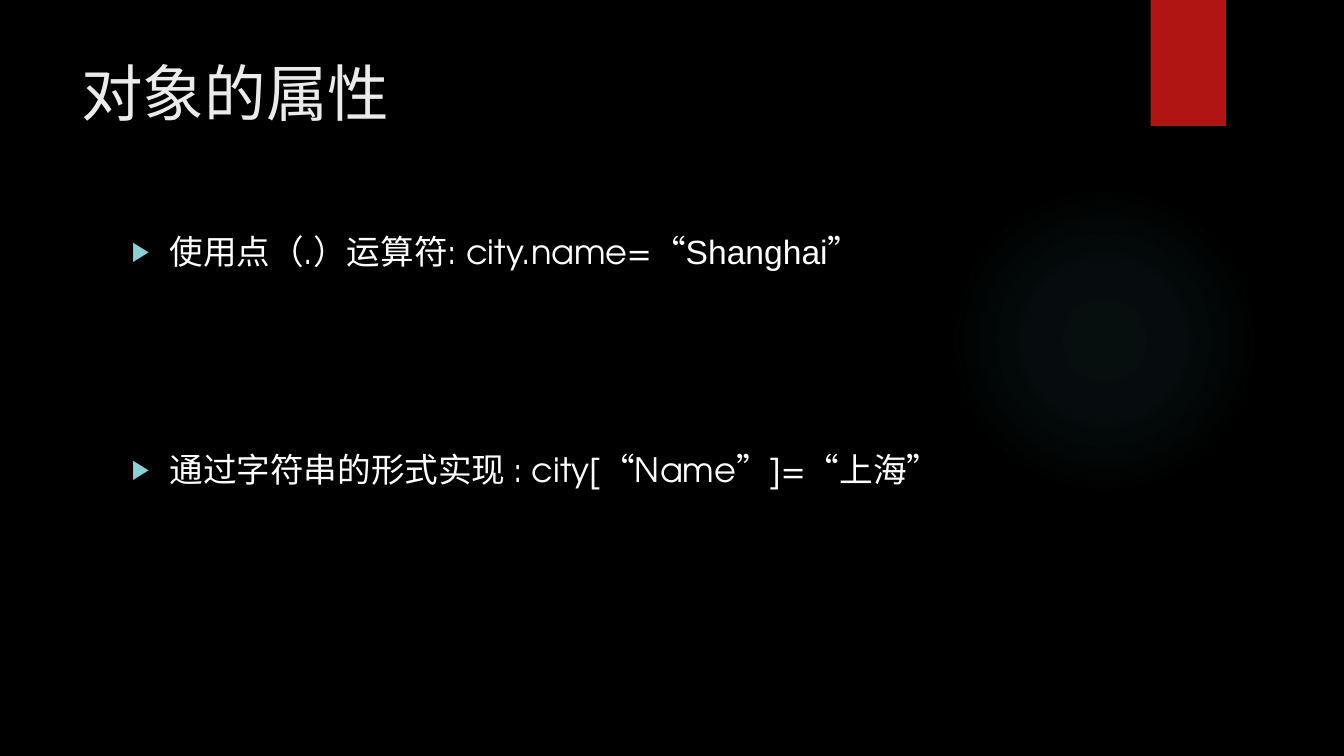
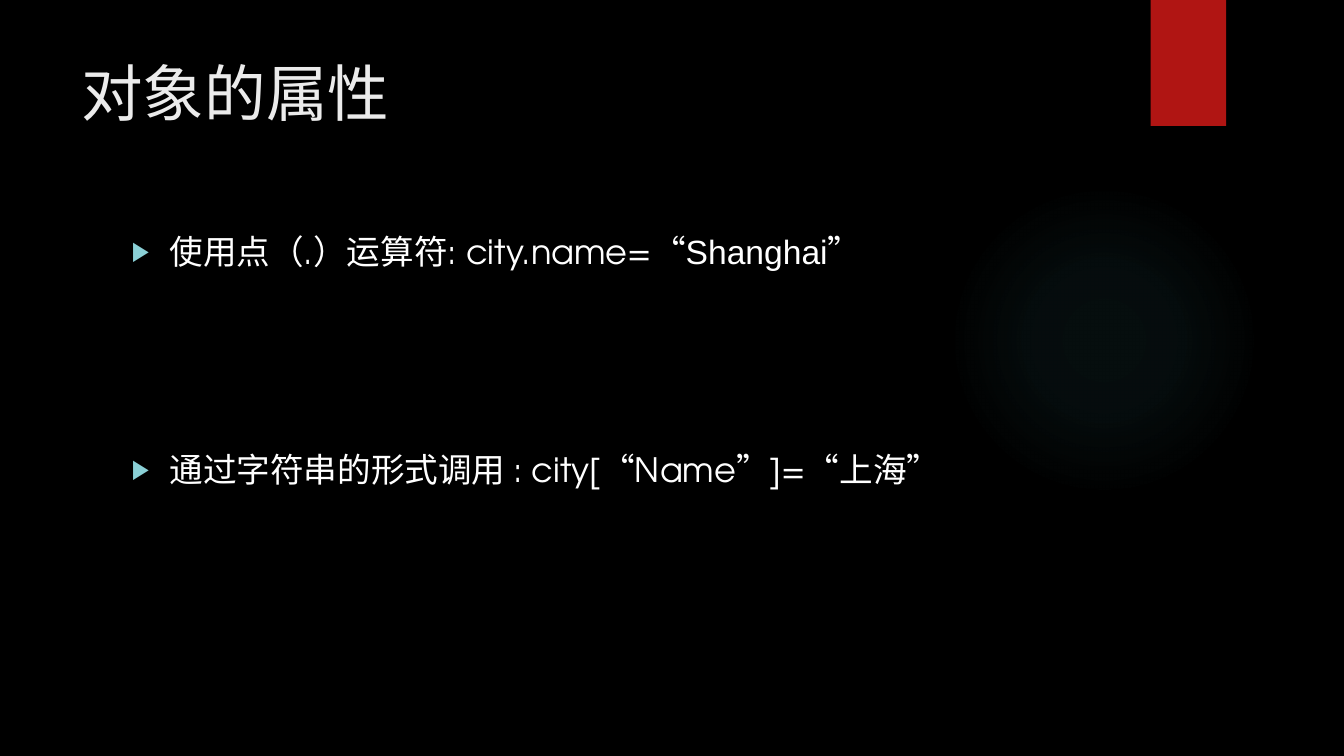
Before and after one commit to chunchill/WEB-Training, a slide deck: slide 28 of 03.JavaScript/JavaScript York.pptx (slide 26 before the commit). Drawn at 1344x756 pixels with LibreOffice and Linux fonts; fonts in the diff are those of the drawing; background and template pictures are left out. Boxes give left, top, right and bottom in pixels: in the first picture for what was removed or moved away, otherwise in the second. Text is boxed around its words. In the diff, an @@ line names an element or a change of style, - is before the commit and + after.

```diff
--- a/03.JavaScript/JavaScript York.pptx
+++ b/03.JavaScript/JavaScript York.pptx
@@ text at <box>170,453,941,490</box>: text changed @@
-▶ 通过字符串的形式实现 : city[“Name”]=“上海”
+▶ 通过字符串的形式调用 : city[“Name”]=“上海”
```
Also in this commit, not shown: 18 other slides changed, 2 slides added, 16 other files.
